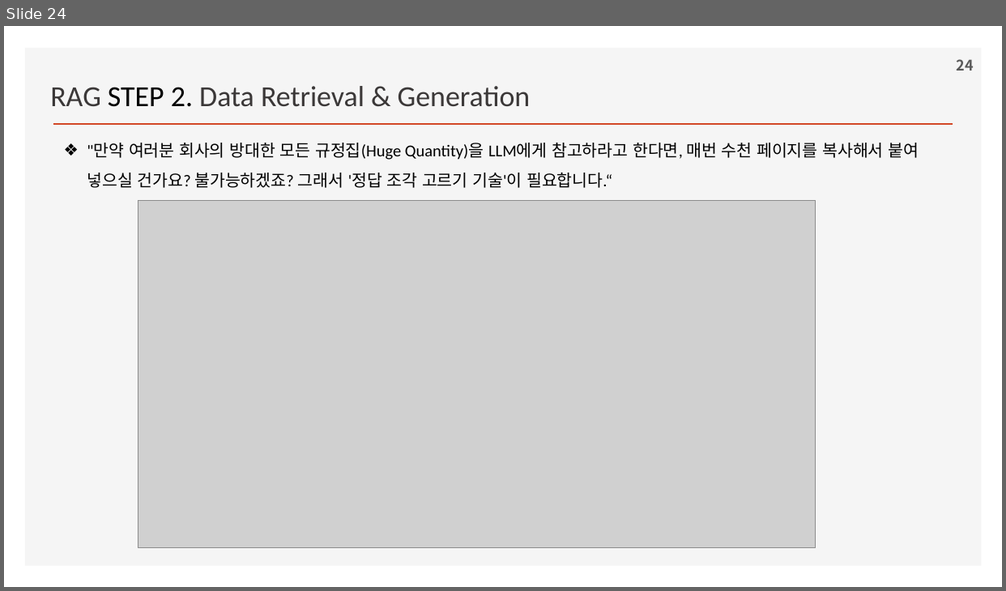
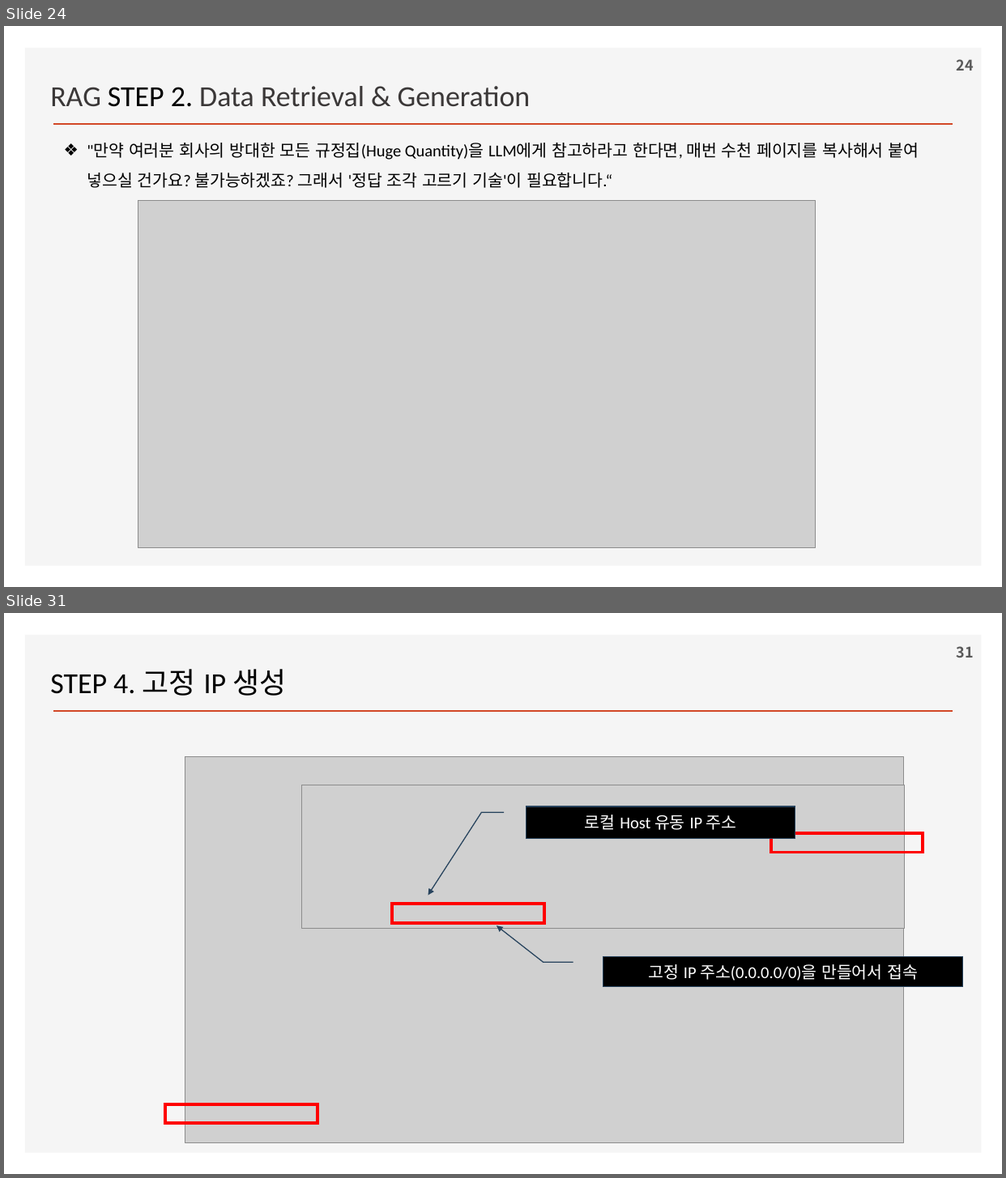
Before and after one commit to ancestor9/2026_Fall_Learning-Langchain-AI-Agent, a slide deck: ppts/CHAPTER 2 RAG Part I_Indexing Your Data.pptx. Shown one above the other, each under a label of ours: slide 24 before the commit, slides 24 and 31 after it; the slides between them are not shown. The pictures are 1006x591 and 1006x1178 pixels, drawn with LibreOffice and Linux fonts; fonts in the diff are those of the drawing; grey boxes stand for pictures; background and template pictures are left out. Boxes give left, top, right and bottom in pixels: in the first picture for what was removed or moved away, otherwise in the second. Text is boxed around its words. In the diff, an @@ line names an element or a change of style, - is before the commit and + after.

```diff
--- a/ppts/CHAPTER 2 RAG Part I_Indexing Your Data.pptx
+++ b/ppts/CHAPTER 2 RAG Part I_Indexing Your Data.pptx
@@ slide 31 added at [4,613,1002,1174], background #FFFFFF; not listed: 2 template elements that a slide beside it also shows @@
@@ page number added at [956,646,973,658], 14 pt, text #595959, bold @@
+31
@@ text added at [50,669,286,696], 28 pt, text #000000 @@
+STEP 4. 고정 IP 생성
@@ picture added at [185,756,904,1143] @@
@@ picture added at [302,786,905,928] @@
@@ border callout added at [526,807,795,839], fill #000000, outline #28445D 1 pt, 16 pt, text #FFFFFF @@
+로컬 Host 유동 IP 주소
@@ rectangle added at [771,833,923,853], outline #FF0000 3 pt @@
@@ rectangle added at [393,905,544,924], outline #FF0000 3 pt @@
@@ border callout added at [603,956,964,986], fill #000000, outline #28445D 1 pt, 16 pt, text #FFFFFF @@
+고정 IP 주소(0.0.0.0/0)을 만들어서 접속
@@ rectangle added at [166,1105,317,1124], outline #FF0000 3 pt @@
```
Also in this commit, not shown: 9 other slides added.
